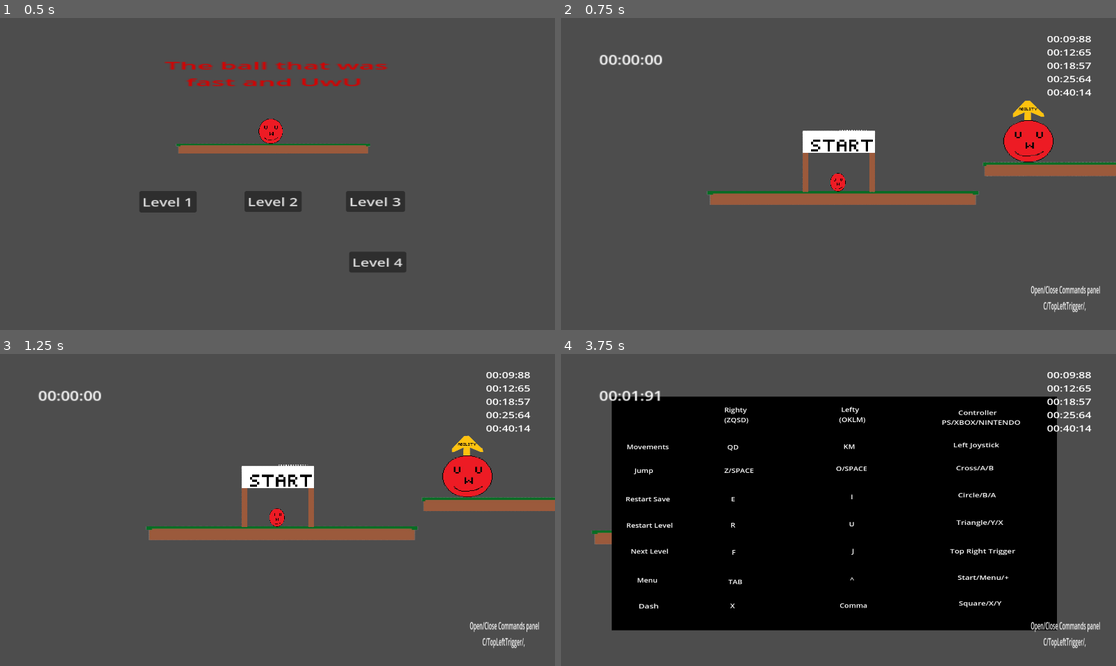
Above: before the commit, frames 1-4 (two rows, left to right).
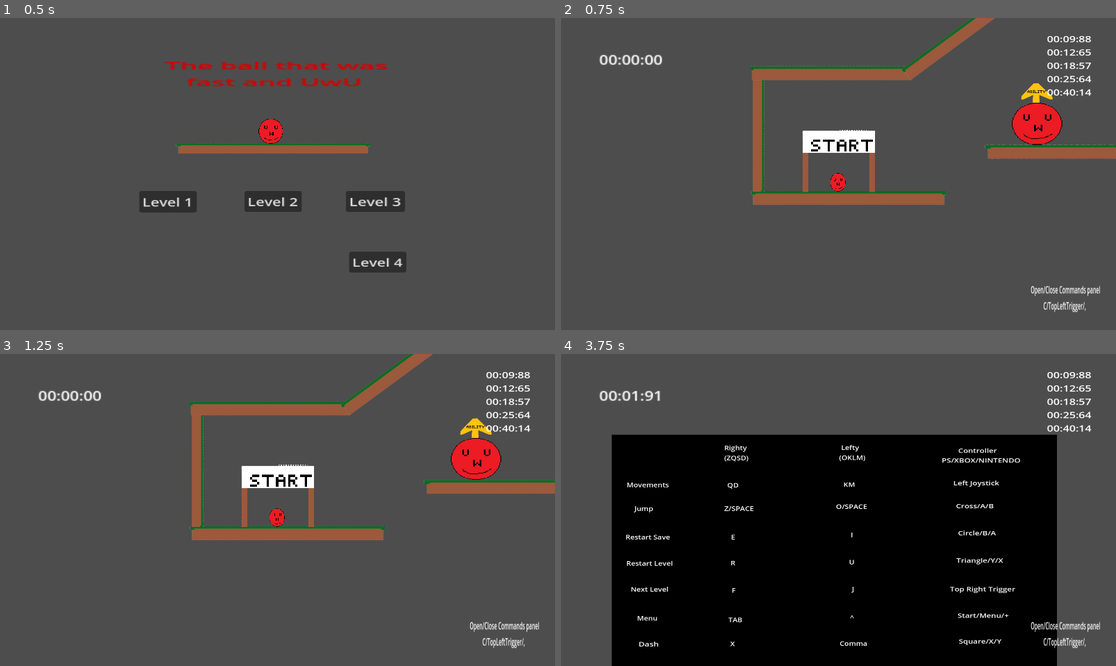
Above: after the commit, the same moments.

Repository: Mahnwe/TheBallThatWasUwU
Game: Godot game, scene res://Scenes/menu.tscn
Same seed, same stepped clock (60 frames per second), same inputs: the game is played once before the commit and once after it.
Inputs (mouse positions are in pixels of both pictures, inside the frame that each line leads up to):
- Up to frame 1 (0.5 s): no input
- Up to frame 2 (0.75 s): click "Level 3" at 0.5 s
- Up to frame 3 (1.25 s): no input
- Up to frame 4 (3.75 s): tap Enter at 1.25 s; move the mouse to (960, 494) at 1.27 s; hold D (move_right) 1.28-2.78 s; tap F (next_level) at 1.35, 2.3, 2.85 s; click (960, 494) at 1.42 s; tap Space (jump) at 1.52, 2.27 s; move the mouse to (727, 525) at 2.02 s; tap X (dash) at 2.1 s; move the mouse to (894, 441) at 2.77 s; hold A (move_left) 2.78-3.53 s; move the mouse to (810, 572) at 3.52 s; hold D (move_right) from 3.53 s (still down); tap C (open_commands) at 3.6 s; click (810, 572) at 3.67 s

Frame 1 is identical in both runs. In frame 2, 6.6% of the frame differs, in the area x 26-100%, y 0-60%; in frame 3, 6.4%; in frame 4, 22%, in the area x 5-90%, y 13-100%.

Commit message:
Start to build level 3

Diff:
--- a/Scenes/level3.tscn
+++ b/Scenes/level3.tscn
@@ -7,12 +7,14 @@
 [ext_resource type="PackedScene" uid="uid://cp0mu2e8kcon" path="res://Scenes/commands_ui.tscn" id="5_6cw6y"]
 [ext_resource type="PackedScene" uid="uid://bbctegcfntwoe" path="res://Scenes/pause.tscn" id="6_oxgjf"]
 [ext_resource type="PackedScene" uid="uid://i4jemvk3v54m" path="res://Scenes/ability.tscn" id="7_pr54i"]
+[ext_resource type="PackedScene" uid="uid://doy0e7jnl2886" path="res://Scenes/wall.tscn" id="8_tnmog"]
 
 [node name="level3" type="Node2D"]
 script = ExtResource("1_1urae")
 
 [node name="platform" parent="." instance=ExtResource("2_gdtbw")]
-position = Vector2(-351, 33)
+position = Vector2(-235, 33)
+scale = Vector2(0.720001, 1)
 
 [node name="StartArea" parent="." instance=ExtResource("3_e4wth")]
 position = Vector2(0, 38)
@@ -38,12 +40,40 @@
 offset_bottom = -540.724
 
 [node name="platform2" parent="." instance=ExtResource("2_gdtbw")]
-position = Vector2(341, -38)
-scale = Vector2(0.600001, 1)
+position = Vector2(337, -81)
+scale = Vector2(0.960001, 1)
 
 [node name="Ability" parent="." instance=ExtResource("7_pr54i")]
-position = Vector2(469, -14)
+position = Vector2(490, -57)
 scale = Vector2(0.52, 0.56)
+
+[node name="Wall2" parent="." instance=ExtResource("8_tnmog")]
+position = Vector2(-292, 128)
+rotation = -1.5708
+scale = Vector2(1, 1.44)
+
+[node name="platform3" parent="." instance=ExtResource("2_gdtbw")]
+position = Vector2(-234, -275)
+scale = Vector2(0.6, 1)
+
+[node name="platform4" parent="." instance=ExtResource("2_gdtbw")]
+position = Vector2(101, -245)
+rotation = -0.63375
+scale = Vector2(0.447402, 1)
+
+[node name="platform5" parent="." instance=ExtResource("2_gdtbw")]
+position = Vector2(373, -443)
+scale = Vector2(0.519999, 1)
+
+[node name="Wall3" parent="." instance=ExtResource("8_tnmog")]
+position = Vector2(634, -307)
+rotation = -1.5708
+scale = Vector2(1.68, 1.52)
+
+[node name="Wall" parent="." instance=ExtResource("8_tnmog")]
+position = Vector2(1111, -613)
+rotation = 1.5708
+scale = Vector2(1.92, 1.56)
 
 [connection signal="player_exited_start_area" from="StartArea" to="." method="_on_start_area_player_exited_start_area"]
 [connection signal="player_entered" from="Ability" to="." method="_on_ability_player_entered"]
Not shown: 1 places in Scenes/level3.tscn that only renumber resources
